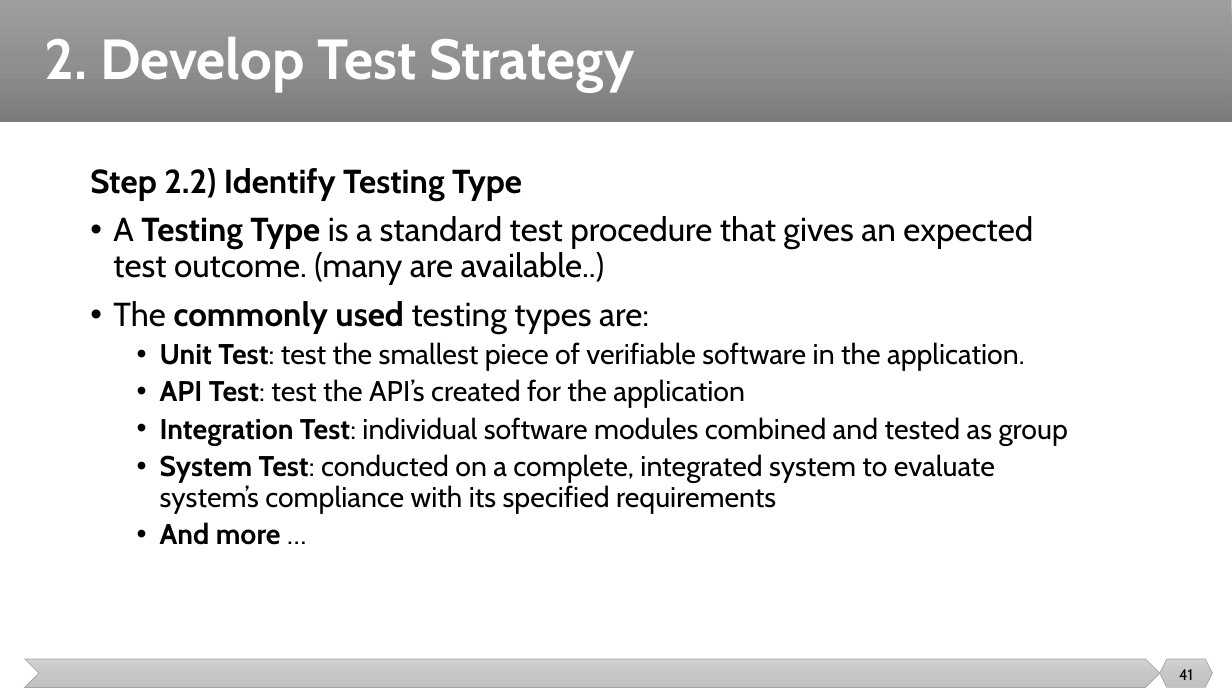
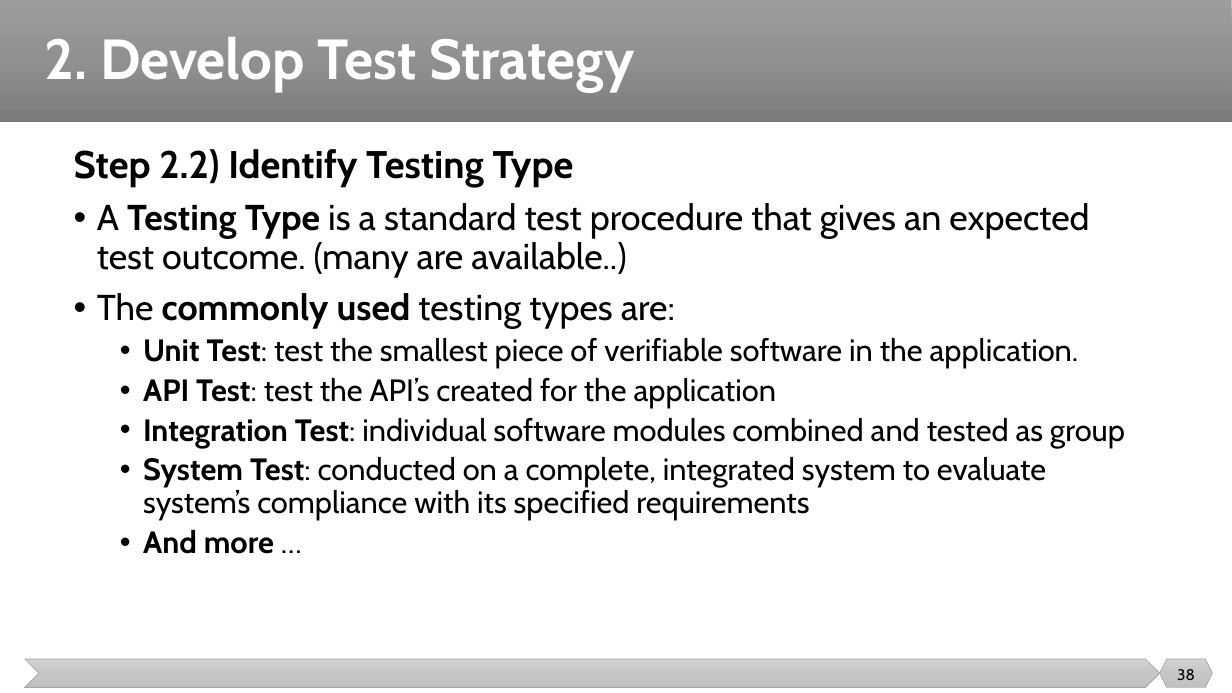
Before and after one commit to malenezi/malenezi, a slide deck: slide 38 of SE401/Lectures/5-Test Management/Test Management.pptx (slide 41 before the commit). Drawn at 1232x693 pixels with LibreOffice and Linux fonts; fonts in the diff are those of the drawing. Boxes give left, top, right and bottom in pixels: in the first picture for what was removed or moved away, otherwise in the second. Text is boxed around its words. In the diff, an @@ line names an element or a change of style, - is before the commit and + after.

```diff
--- a/SE401/Lectures/5-Test Management/Test Management.pptx
+++ b/SE401/Lectures/5-Test Management/Test Management.pptx
@@ text "Step 2.2) Identify Testing Type" moved from (x1=90, y1=168, x2=1068, y2=545) to (x1=74, y1=149, x2=1125, y2=554) @@
@@ text "Step 2.2) Identify Testing Type" at (x1=74, y1=149, x2=1125, y2=554): size 25.9 to 30 pt in "Step 2.2) Identify Testing Type"; size 25.9 to 28 pt in "A Testing Type is a standard test ...", "The commonly used testing types are:"; size 22.2 to 24 pt in "Unit Test: test the smallest piece of ...", "API Test: test the API’s created for ...", "Integration Test: individual software modules combined and ...", "System Test: conducted on a complete, integrated ..." and 1 more places @@
@@ page number at (x1=1177, y1=669, x2=1195, y2=680): text changed @@
-41
+38
```
Also in this commit, not shown: 5 other slides changed, 4 slides removed.
